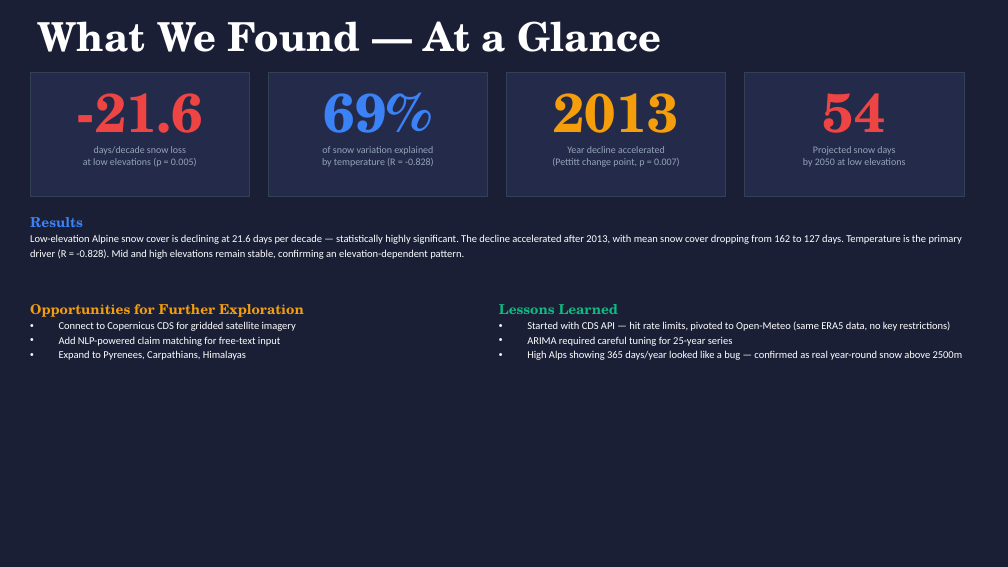
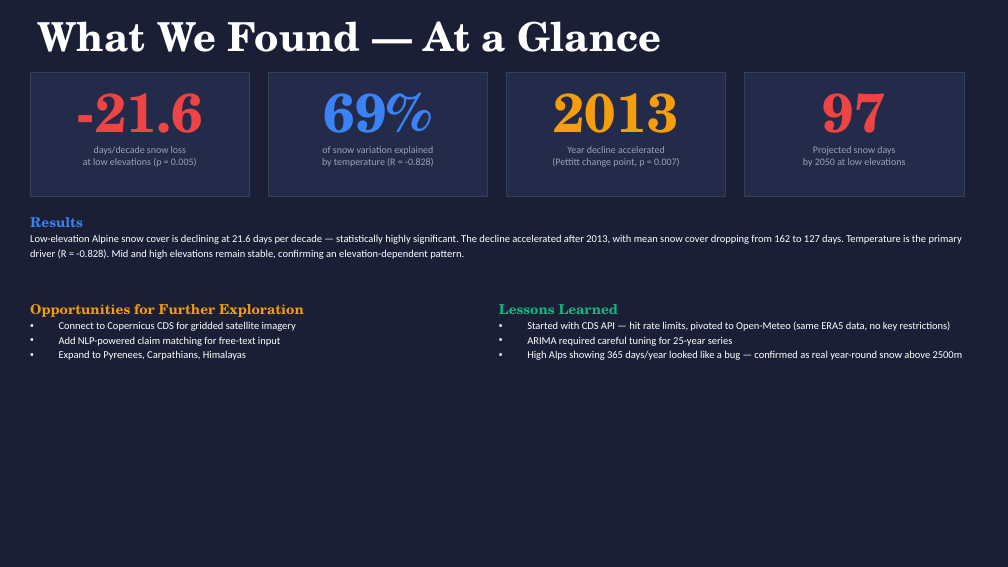
Before and after one commit to Samudyata/alpine_verify, a slide deck: slide 4 of AIB_03_00_SLIDES_ASU.pptx. Drawn at 1008x567 pixels with LibreOffice and Linux fonts; fonts in the diff are those of the drawing. Boxes give left, top, right and bottom in pixels: in the first picture for what was removed or moved away, otherwise in the second. Text is boxed around its words. In the diff, an @@ line names an element or a change of style, - is before the commit and + after.

```diff
--- a/AIB_03_00_SLIDES_ASU.pptx
+++ b/AIB_03_00_SLIDES_ASU.pptx
@@ text at (x1=823, y1=93, x2=886, y2=151): text changed @@
-54
+97
```
Also in this commit, not shown: 2 other slides changed, 2 other files.
